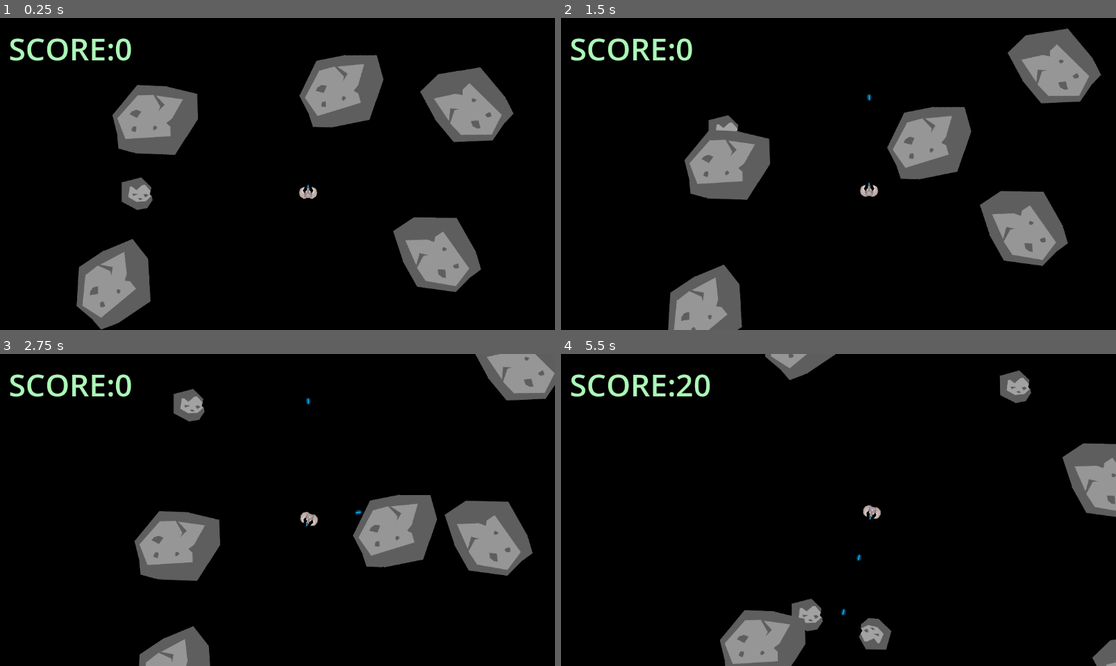
Above: before the commit, frames 1-4 (two rows, left to right).
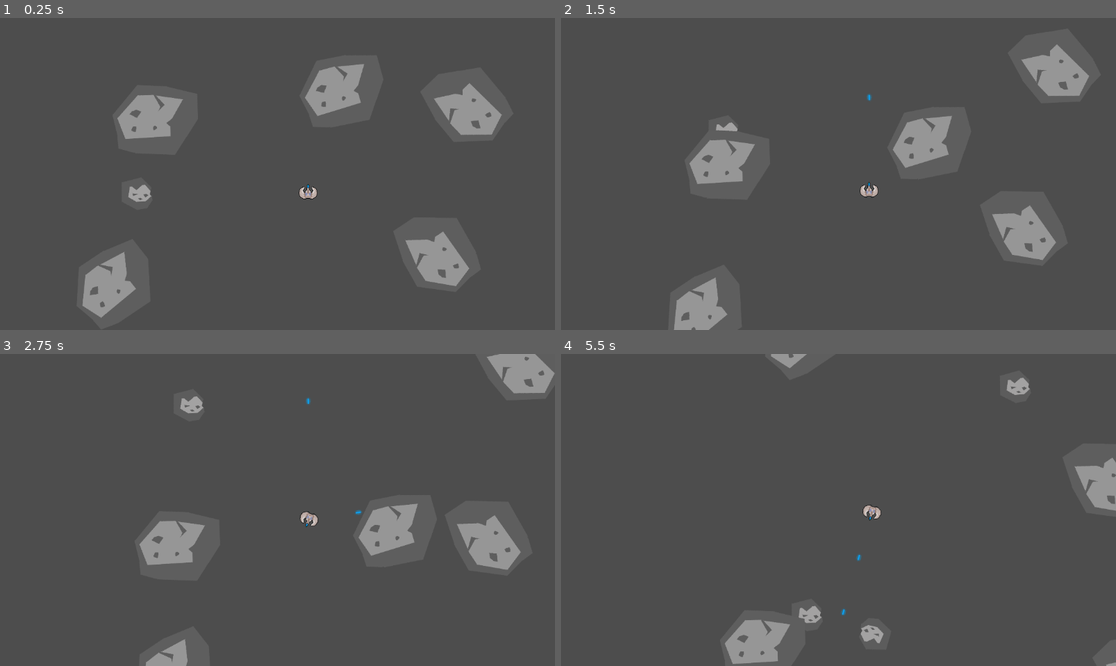
Above: after the commit, the same moments.

Repository: oskar-krolner/ddu-asteroids-teknikuge
Game: Godot game, scene res://game.tscn
The game is run twice, just before and just after one commit, with the same random seed, the same clock (stepped at 60 frames per second) and the same inputs.
Inputs:
- Up to frame 1 (0.25 s): no input
- Up to frame 2 (1.5 s): tap Space (Skyd) at 0.6 s; tap W (Fremad) at 1.35 s
- Up to frame 3 (2.75 s): tap Space (Skyd) at 1.55, 2.3 s; hold D (Roter_Højre) from 2.03 s (still down)
- Up to frame 4 (5.5 s): release D (Roter_Højre) at 2.78 s; tap A (Roter_Venstre) at 2.85 s; tap Space (Skyd) at 3.05, 3.6, 4.55, 5.1 s; tap S (Tilbage) at 4.35 s

The runs differ from the first frame. In frame 1, 86% of the frame differs, in the area x 0-100%, y 0-100%; in frame 2, 87%; in frame 3, 88%; in frame 4, 94%.

Commit message:
Add files via upload

Diff:
--- a/asteroid.gd
+++ b/asteroid.gd
@@ -1,6 +1,6 @@
 class_name asteroid extends Area2D
 
-signal exploded (pos, size, points)
+signal exploded (pos, size)
 
 var movement_vector := Vector2(0, -1)
 
@@ -12,19 +12,7 @@
 @onready var sprite = $Sprite2D
 @onready var cshape = $CollisionShape2D
 
-var points: int:
-	get:
-			match size:
-				asteroidsize.large:
-					return 20
-				asteroidsize.medium:
-					return 15
-				asteroidsize.small:
-					return 10
-				asteroidsize.tiny:
-					return 5
-				_:
-					return 0
+
 func _ready():
 	rotation = randf_range(0, 2*PI )
 
@@ -64,5 +52,5 @@
 		global_position.x = -radius
 
 func explode():
-	emit_signal("exploded", global_position, size, points)
+	emit_signal("exploded", global_position, size)
 	queue_free()
--- /dev/null
+++ b/eksplosion_lyd.tscn
@@ -0,0 +1,7 @@
+[gd_scene load_steps=2 format=3 uid="uid://baicpi5w06dfy"]
+
+[ext_resource type="AudioStream" uid="uid://cmjbi3xgprgpu" path="res://explosion08.wav" id="1_phrod"]
+
+[node name="eksplosion_lyd" type="AudioStreamPlayer"]
+stream = ExtResource("1_phrod")
+pitch_scale = 0.85
--- a/game.tscn
+++ b/game.tscn
@@ -1,16 +1,14 @@
-[gd_scene load_steps=4 format=3 uid="uid://bq8siiljtpb74"]
+[gd_scene load_steps=6 format=3 uid="uid://bq8siiljtpb74"]
 
 [ext_resource type="PackedScene" uid="uid://cd0a7d7gqvooe" path="res://asteroid.tscn" id="1_80nbo"]
-[ext_resource type="PackedScene" uid="uid://besso6qmv304p" path="res://hud.tscn" id="2_feb5d"]
+[ext_resource type="AudioStream" uid="uid://ifb60ojt2gkx" path="res://laser1.wav" id="3_fc0e3"]
 [ext_resource type="PackedScene" uid="uid://708k8ot8vaak" path="res://move.tscn" id="3_feb5d"]
+[ext_resource type="PackedScene" uid="uid://baicpi5w06dfy" path="res://eksplosion_lyd.tscn" id="4_fc0e3"]
+[ext_resource type="PackedScene" uid="uid://c3qnfuwl6fkpt" path="res://musik.tscn" id="5_7jktm"]
 
 [node name="game" type="Node2D"]
 
 [node name="move" parent="." instance=ExtResource("3_feb5d")]
-
-[node name="UI" type="CanvasLayer" parent="move"]
-
-[node name="HUD" parent="move/UI" instance=ExtResource("2_feb5d")]
 
 [node name="asteroids" type="Node2D" parent="move"]
 
@@ -32,3 +30,12 @@
 
 [node name="asteroid6" parent="move/asteroids" instance=ExtResource("1_80nbo")]
 position = Vector2(703, 127)
+
+[node name="laserpewpewnoise" type="AudioStreamPlayer" parent="move"]
+stream = ExtResource("3_fc0e3")
+autoplay = true
+
+[node name="eksplosion_lyd" parent="move" instance=ExtResource("4_fc0e3")]
+
+[node name="musik" parent="." instance=ExtResource("5_7jktm")]
+autoplay = true
--- a/move.gd
+++ b/move.gd
@@ -3,18 +3,10 @@
 @onready var angreb = $Angreb
 @onready var rumskib = $Spiller
 @onready var asteroids = $asteroids
-@onready var hud = $UI/HUD
 
 var asteroid_scene = preload("res://asteroid.tscn")
 
-var score := 0:
-	set(value):
-		score = value
-		hud.score = score
-
-
 func _ready():
-	score = 0
 	rumskib.connect("skud_pewed", _on_rumskib_skud_pew)
 
 	for asteroid in asteroids.get_children():
@@ -22,11 +14,12 @@
 
 func _on_rumskib_skud_pew(skud):
 	angreb.add_child(skud)
+	$laserpewpewnoise.play()
 
 
 
-func _on_asteroid_exploded(pos, size, points):
-	score += points
+func _on_asteroid_exploded(pos, size):
+	$eksplosion_lyd.play()
 	for i in range(2):
 		match size:
 			asteroid.asteroidsize.large:
--- /dev/null
+++ b/musik.tscn
@@ -0,0 +1,6 @@
+[gd_scene load_steps=2 format=3 uid="uid://c3qnfuwl6fkpt"]
+
+[ext_resource type="AudioStream" uid="uid://b2u2w7elxht40" path="res://Sci-Fi Close.wav" id="1_as85p"]
+
+[node name="musik" type="AudioStreamPlayer"]
+stream = ExtResource("1_as85p")
--- a/project.godot
+++ b/project.godot
@@ -10,18 +10,13 @@
 
 [application]
 
-config/name="Astroid"
+config/name="New Game Project"
 run/main_scene="uid://bq8siiljtpb74"
-config/features=PackedStringArray("4.4", "Forward Plus")
+config/features=PackedStringArray("4.4", "GL Compatibility")
 config/icon="res://icon.svg"
 
 [input]
 
-Skyd={
-"deadzone": 0.5,
-"events": [Object(InputEventKey,"resource_local_to_scene":false,"resource_name":"","device":0,"window_id":0,"alt_pressed":false,"shift_pressed":false,"ctrl_pressed":false,"meta_pressed":false,"pressed":false,"keycode":0,"physical_keycode":32,"key_label":0,"unicode":0,"location":0,"echo":false,"script":null)
-]
-}
 Fremad={
 "deadzone": 0.2,
 "events": [Object(InputEventKey,"resource_local_to_scene":false,"resource_name":"","device":-1,"window_id":0,"alt_press …(192 unchanged characters)…
@@ -42,14 +37,13 @@
 "events": [Object(InputEventKey,"resource_local_to_scene":false,"resource_name":"","device":-1,"window_id":0,"alt_press …(191 unchanged characters)…
 ]
 }
-
-[layer_names]
-
-2d_physics/layer_1="Rum"
-2d_physics/layer_2="Rumskib"
-2d_physics/layer_3="Astroid"
-2d_physics/layer_4="Skud"
+Skyd={
+"deadzone": 0.2,
+"events": [Object(InputEventKey,"resource_local_to_scene":false,"resource_name":"","device":-1,"window_id":0,"alt_pressed":false,"shift_pressed":false,"ctrl_pressed":false,"meta_pressed":false,"pressed":false,"keycode":0,"physical_keycode":32,"key_label":0,"unicode":32,"location":0,"echo":false,"script":null)
+]
+}
 
 [rendering]
 
-environment/defaults/default_clear_color=Color(0, 0, 0, 1)
+renderer/rendering_method="gl_compatibility"
+renderer/rendering_method.mobile="gl_compatibility"
--- /dev/null
+++ b/spiller_spawnzone.tscn
@@ -0,0 +1,3 @@
+[gd_scene format=3 uid="uid://b4qtwpmlvdi0e"]
+
+[node name="Spiller Spawnzone" type="Area2D"]
Not shown, added: Sci-Fi Close.wav.import
Not shown, added: explosion08.wav.import
Not shown, changed: icon.svg.import
Not shown, added: laser1.wav.import
Not shown: 1 places in rumskib.tscn that only renumber resources
Not shown, added: Sci-Fi Close.wav
Not shown, added: explosion08.wav
Not shown, added: laser1.wav
